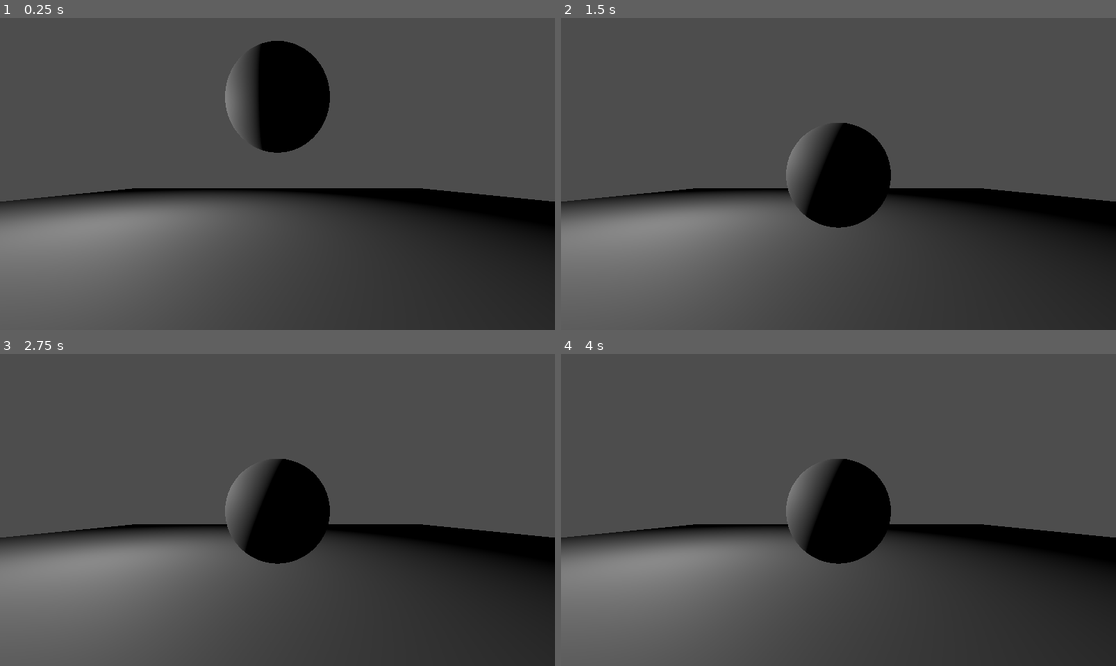
Above: before the commit, frames 1-4 (two rows, left to right).
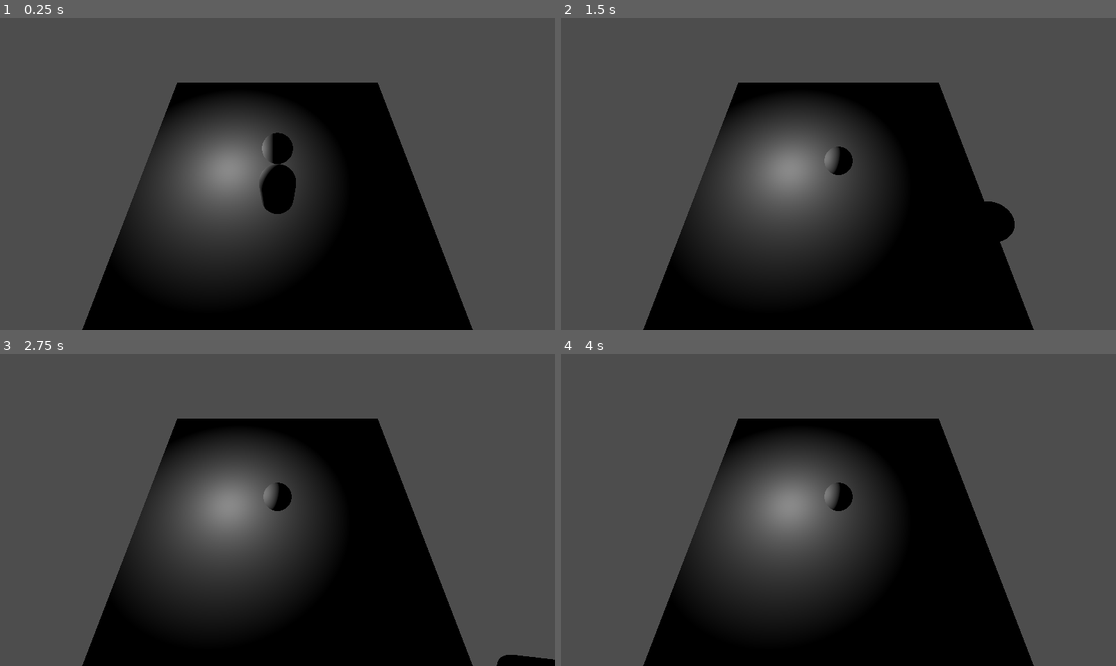
Above: after the commit, the same moments.

Repository: phil-shenk/clown-delivery-game
Game: Godot game, scene res://main.tscn
Same seed, same stepped clock (60 frames per second), same inputs: the game is played once before the commit and once after it.
Inputs:
- Up to frame 1 (0.25 s): no input
- Up to frame 2 (1.5 s): tap Enter (ui_accept) at 0.5, 0.6, 0.77, 1.07, 1.35 s; hold Right (ui_right) 0.53-1.28 s; hold Down (ui_down) from 1.28 s (still down)
- Up to frame 3 (2.75 s): tap Enter (ui_accept) at 1.52, 1.82, 2.1 s; release Down (ui_down) at 2.03 s; hold Right (ui_right) from 2.03 s (still down)
- Up to frame 4 (4 s): release Right (ui_right) at 2.78 s; hold Up (ui_up) 2.78-3.53 s; tap Enter (ui_accept) at 2.85, 3.02, 3.32, 3.5, 3.6, 3.77 s; hold Left (ui_left) from 3.53 s (still down)

The runs differ from the first frame. In frame 1, 51% of the frame differs, in the area x 0-100%, y 7-100%; in frame 2, 52%; in frame 3, 52%, in the area x 0-100%, y 20-100%; in frame 4, 52%.

Commit message:
pill player

Diff:
--- /dev/null
+++ b/Ball.gd
@@ -0,0 +1,24 @@
+extends RigidBody3D
+
+
+# Called when the node enters the scene tree for the first time.
+func _ready():
+	pass # Replace with function body.
+
+
+# Called every frame. 'delta' is the elapsed time since the previous frame.
+func _process(delta):
+	pass
+
+func _physics_process(delta):
+	var movement_vector = Vector3()
+	if(Input.is_key_pressed(KEY_W)):
+		movement_vector += Vector3(0,0,-0.01)
+	if(Input.is_key_pressed(KEY_S)):
+		movement_vector += Vector3(0,0,0.01)
+	if(Input.is_key_pressed(KEY_A)):
+		movement_vector += Vector3(-0.01,0,0)
+	if(Input.is_key_pressed(KEY_D)):
+		movement_vector += Vector3(0.01,0,0)
+
+	move_and_collide(movement_vector)
--- /dev/null
+++ b/Player.gd
@@ -0,0 +1,31 @@
+extends CharacterBody3D
+
+
+const SPEED = 5.0
+const JUMP_VELOCITY = 4.5
+
+# Get the gravity from the project settings to be synced with RigidBody nodes.
+var gravity = ProjectSettings.get_setting("physics/3d/default_gravity")
+
+
+func _physics_process(delta):
+	# Add the gravity.
+	if not is_on_floor():
+		velocity.y -= gravity * delta
+
+	# Handle jump.
+	if Input.is_action_just_pressed("ui_accept") and is_on_floor():
+		velocity.y = JUMP_VELOCITY
+
+	# Get the input direction and handle the movement/deceleration.
+	# As good practice, you should replace UI actions with custom gameplay actions.
+	var input_dir = Input.get_vector("ui_left", "ui_right", "ui_up", "ui_down")
+	var direction = (transform.basis * Vector3(input_dir.x, 0, input_dir.y)).normalized()
+	if direction:
+		velocity.x = direction.x * SPEED
+		velocity.z = direction.z * SPEED
+	else:
+		velocity.x = move_toward(velocity.x, 0, SPEED)
+		velocity.z = move_toward(velocity.z, 0, SPEED)
+
+	move_and_slide()
--- a/main.tscn
+++ b/main.tscn
@@ -1,4 +1,7 @@
-[gd_scene load_steps=5 format=3 uid="uid://dbkmv7mjkj7tu"]
+[gd_scene load_steps=9 format=3 uid="uid://dbkmv7mjkj7tu"]
+
+[ext_resource type="Script" path="res://Ball.gd" id="1_sqgk5"]
+[ext_resource type="Script" path="res://Player.gd" id="2_7buf4"]
 
 [sub_resource type="BoxShape3D" id="BoxShape3D_b0pe1"]
 size = Vector3(10, 1, 10)
@@ -8,6 +11,10 @@
 [sub_resource type="SphereMesh" id="SphereMesh_1t3ug"]
 
 [sub_resource type="SphereShape3D" id="SphereShape3D_7nqyd"]
+
+[sub_resource type="CapsuleShape3D" id="CapsuleShape3D_rtkoi"]
+
+[sub_resource type="CapsuleMesh" id="CapsuleMesh_n1bws"]
 
 [node name="Main" type="Node3D"]
 
@@ -22,6 +29,7 @@
 
 [node name="Ball" type="RigidBody3D" parent="."]
 transform = Transform3D(1, 0, 0, 0, 1, 0, 0, 0, 1, 0, 1.99635, 0)
+script = ExtResource("1_sqgk5")
 
 [node name="MeshInstance3D" type="MeshInstance3D" parent="Ball"]
 mesh = SubResource("SphereMesh_1t3ug")
@@ -30,7 +38,17 @@
 shape = SubResource("SphereShape3D_7nqyd")
 
 [node name="Camera3D" type="Camera3D" parent="."]
-transform = Transform3D(1, 0, 0, 0, 1, 0, 0, 0, 1, 0, 1, 2)
+transform = Transform3D(1, 0, 0, 0, 0.5, 0.866025, 0, -0.866025, 0.5, 0, 7, 4)
 
 [node name="OmniLight3D" type="OmniLight3D" parent="."]
 transform = Transform3D(1, 0, 0, 0, 1, 0, 0, 0, 1, -1.85284, 1.73303, 0)
+
+[node name="Player" type="CharacterBody3D" parent="."]
+transform = Transform3D(1, 0, 0, 0, 1, 0, 0, 0, 1, 0, 2, 1.48146)
+script = ExtResource("2_7buf4")
+
+[node name="CollisionShape3D" type="CollisionShape3D" parent="Player"]
+shape = SubResource("CapsuleShape3D_rtkoi")
+
+[node name="MeshInstance3D" type="MeshInstance3D" parent="Player"]
+mesh = SubResource("CapsuleMesh_n1bws")
